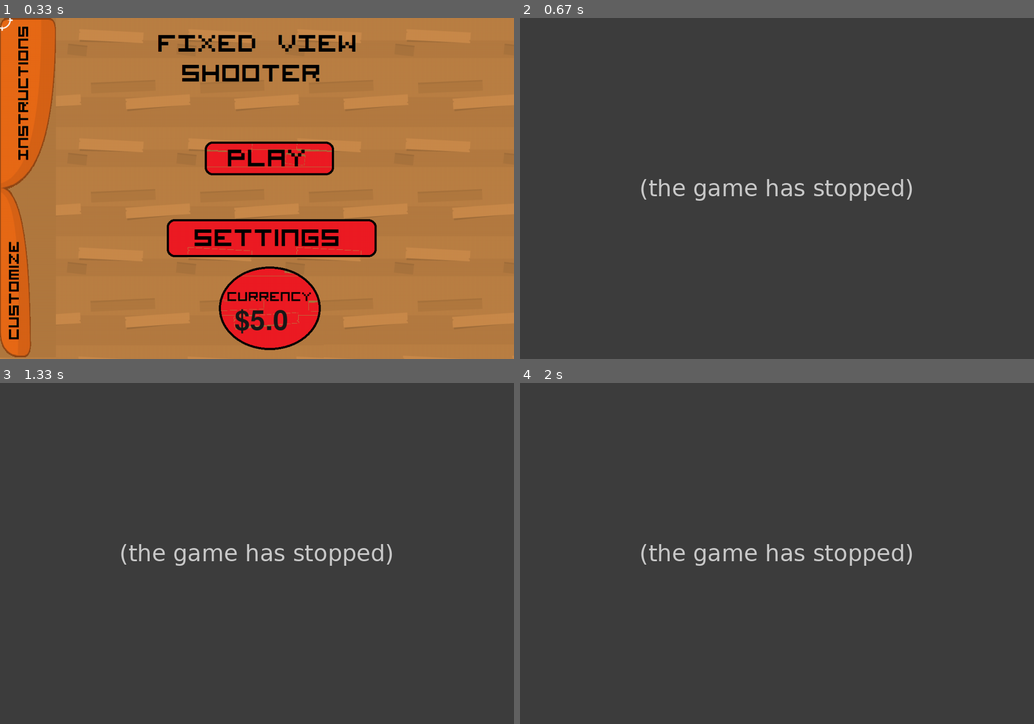
Above: before the commit, frames 1-4 (two rows, left to right).
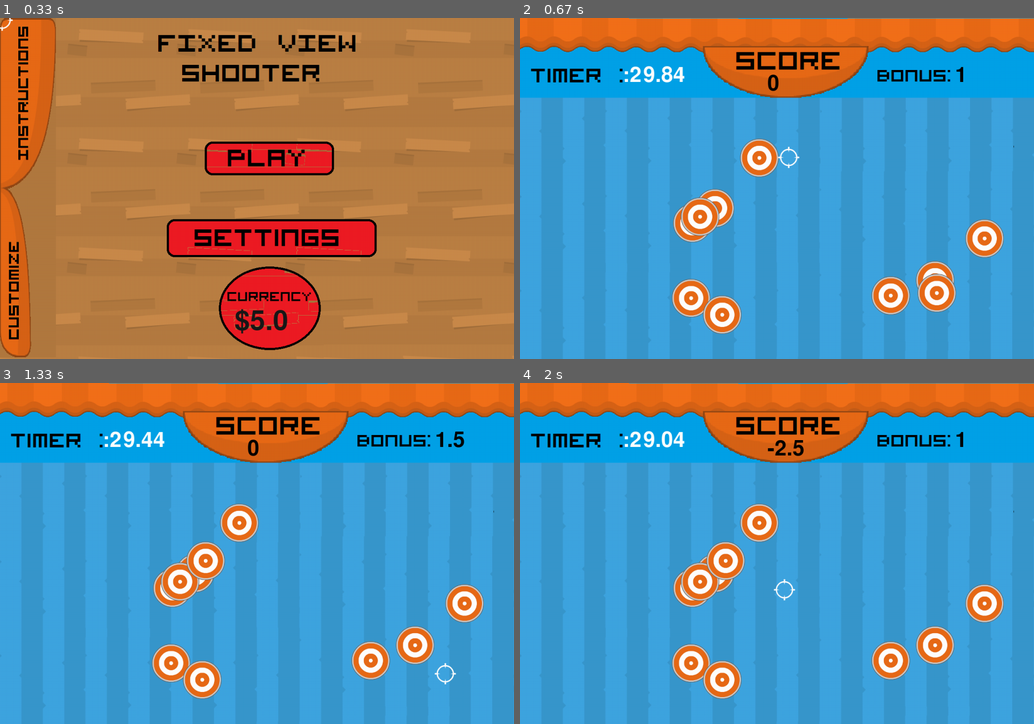
Above: after the commit, the same moments.

Repository: CienKang/Pygame-Shooting_Game
Game: pygame game, started from Shooting Game/Python-Code.py
The game is run twice, just before and just after one commit, with the same random seed, the same clock (stepped at 60 frames per second) and the same inputs.
Inputs (mouse positions are in pixels of both pictures, inside the frame that each line leads up to):
- Up to frame 1 (0.33 s): no input
- Up to frame 2 (0.67 s): click (787, 157) at 0.38 s
- Up to frame 3 (1.33 s): click (133, 556) at 0.72 s; click (447, 672) at 1.05 s
- Up to frame 4 (2 s): click (787, 437) at 1.38 s; click (782, 591) at 1.72 s

Frame 1 is identical in both runs. In frame 2, 100% of the frame differs, in the area x 0-100%, y 0-100%; in frame 3, 100%; in frame 4, 100%.
Error before the commit: AttributeError: 'Group' object has no attribute 'shoot' (Python-Code.py line 176); the game stopped at 0.38 s (later frames are placeholders)

Commit message:
Fixing Gunshot Bug in Main Menu

Diff:
--- a/Shooting Game/Python-Code.py
+++ b/Shooting Game/Python-Code.py
@@ -148,6 +148,7 @@
 crosshair = Menu_Crosshair(Crosshair_Path)
 menu_crosshair_group = pygame.sprite.Group()
 menu_crosshair_group.add(crosshair)
+gunshot = pygame.mixer.Sound('PNG/HUD/Gunshot.mp3')
 while Main_menu:
 
     menu_screen.fill((0, 0, 0))
@@ -173,7 +174,7 @@
             if event.key == pygame.K_p:
                 currency += Game(Background_Path, Target_Path, Crosshair_Path, Curtain_Path)
         if event.type == pygame.MOUSEBUTTONDOWN:
-            menu_crosshair_group.shoot()
+            gunshot.play()
             mouse_x, mouse_y = pygame.mouse.get_pos()
             if (mouse_x >= 480 and mouse_x <= 780) and (mouse_y >= 290 and mouse_y <= 365):
                 currency += Game(Background_Path, Target_Path, Crosshair_Path, Curtain_Path)
